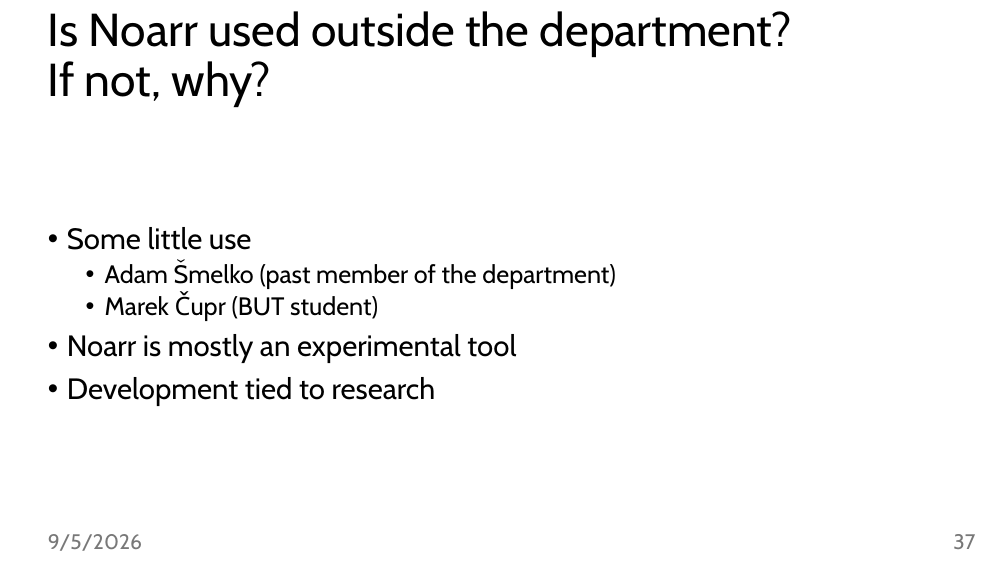
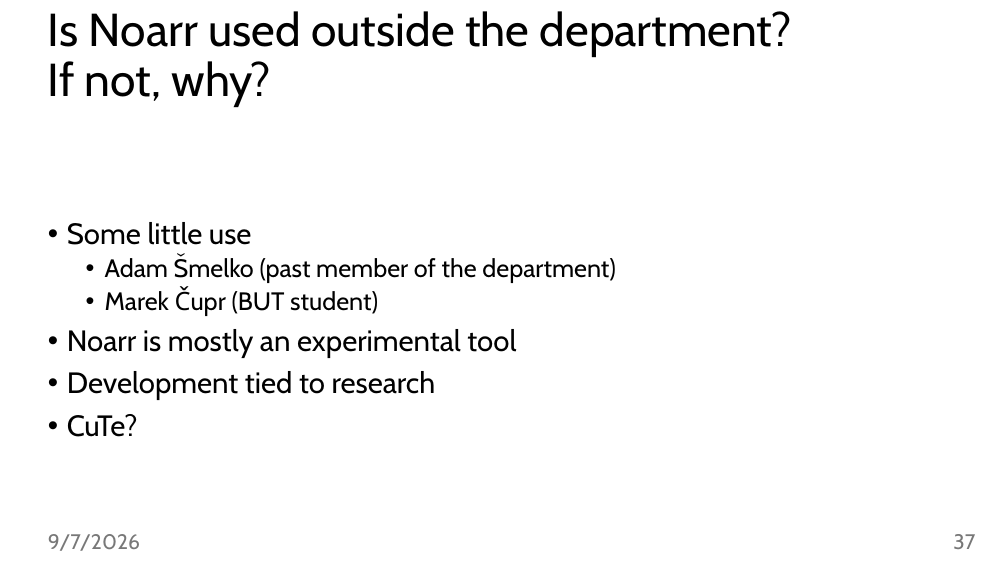
Before and after one commit to jiriklepl/phd-thesis, a slide deck: slide 108 of defense/Optimizing Memory Layouts and Traversal Orders in High-Performance Computing (PPSplit).pptx. Drawn at 1008x567 pixels with LibreOffice and Linux fonts; fonts in the diff are those of the drawing; background and template pictures are left out. Boxes give left, top, right and bottom in pixels: in the first picture for what was removed or moved away, otherwise in the second. Text is boxed around its words. In the diff, an @@ line names an element or a change of style, - is before the commit and + after.

```diff
--- a/defense/Optimizing Memory Layouts and Traversal Orders in High-Performance Computing (PPSplit).pptx
+++ b/defense/Optimizing Memory Layouts and Traversal Orders in High-Performance Computing (PPSplit).pptx
@@ text at (67, 414, 138, 437): paragraph added @@
+• CuTe?
@@ text at (48, 534, 140, 551): text changed @@
-9/5/2026
+9/7/2026
```
Also in this commit, not shown: 122 other slides changed, 1 other file.
